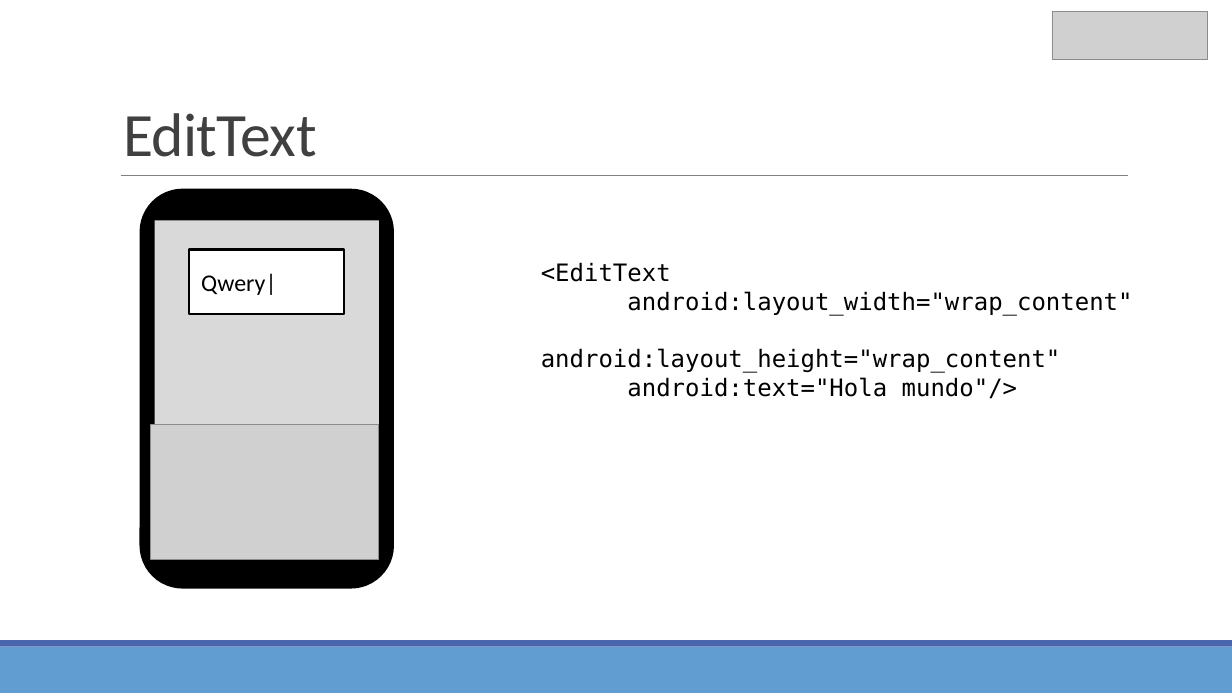
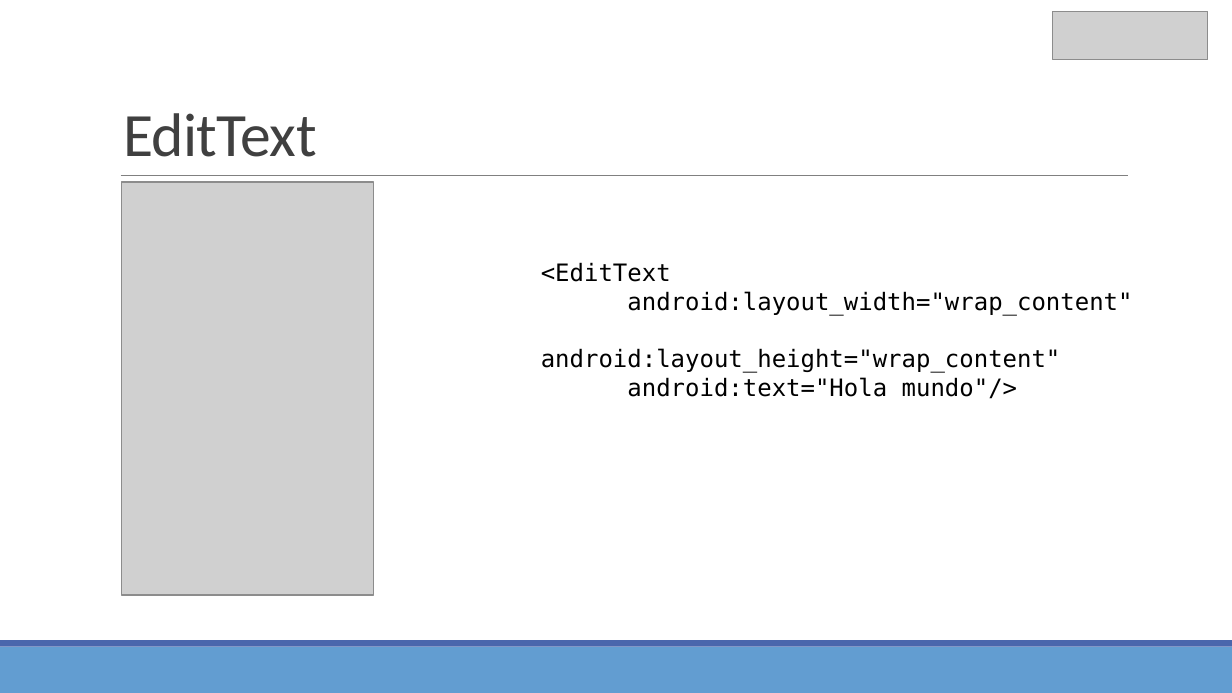
Before and after one commit to Domiciano/AppMoviles191, a slide deck: slide 35 of Clase 1/Clase 1.pptx. Drawn at 1232x693 pixels with LibreOffice and Linux fonts; fonts in the diff are those of the drawing; grey boxes stand for pictures. Boxes give left, top, right and bottom in pixels: in the first picture for what was removed or moved away, otherwise in the second. Text is boxed around its words. In the diff, an @@ line names an element or a change of style, - is before the commit and + after.

```diff
--- a/Clase 1/Clase 1.pptx
+++ b/Clase 1/Clase 1.pptx
@@ picture added at [121,182,373,595] @@
@@ rounded rectangle removed at [140,190,393,588] @@
@@ rectangle removed at [154,221,378,557] @@
@@ rectangle removed at [190,250,345,315] @@
-Qwery|
@@ picture removed at [150,424,378,559] @@
```
Also in this commit, not shown: 5 other slides changed, 3 other files.
